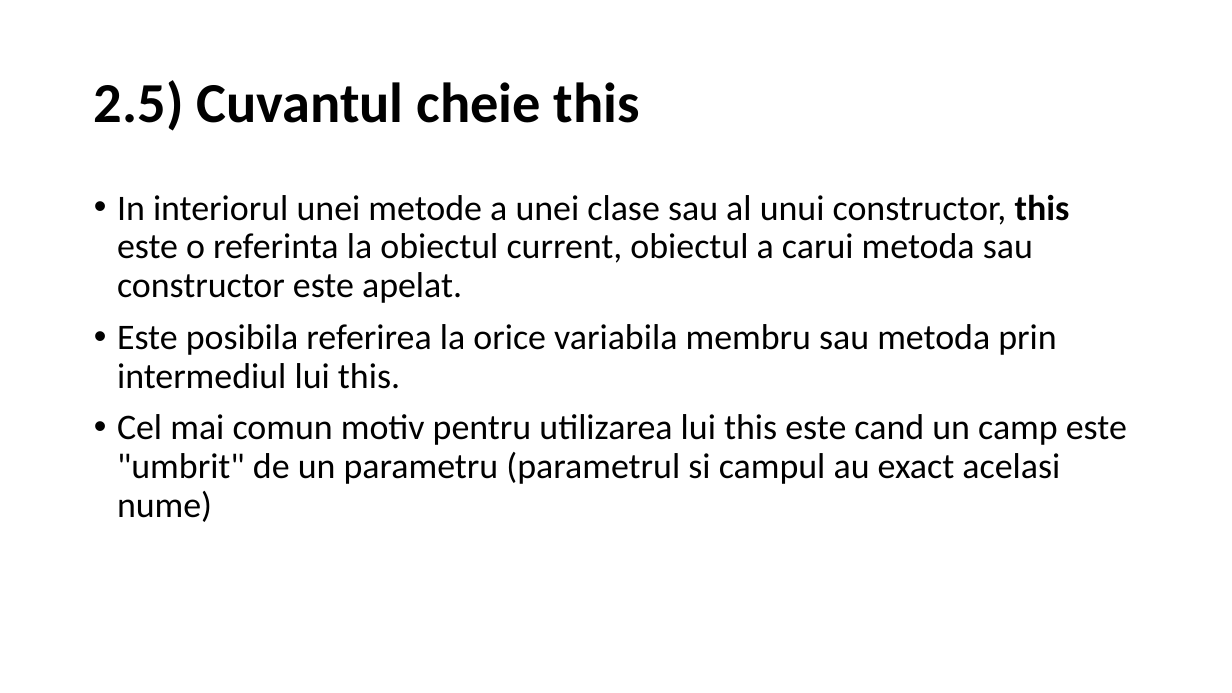
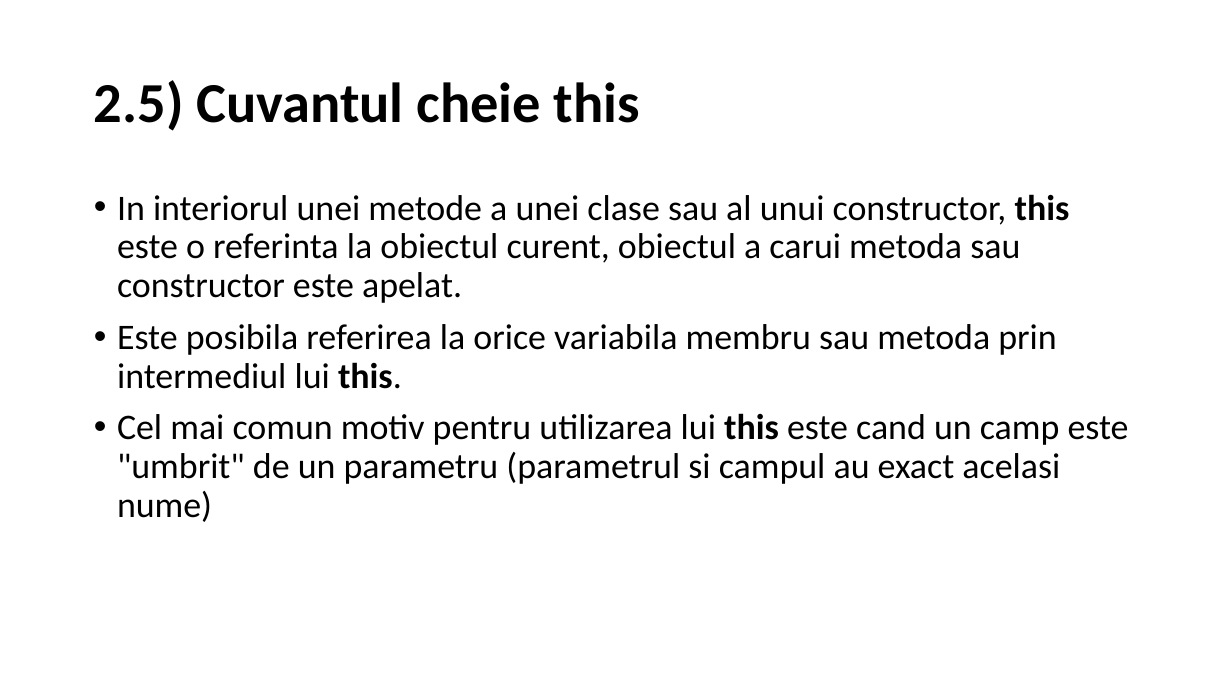
Before and after one commit to PatriciaPopa/javatraining-modulul-1, a slide deck: slide 15 of Curs4_Java_modul1.pptx (slide 14 before the commit). Drawn at 1232x693 pixels with LibreOffice and Linux fonts; fonts in the diff are those of the drawing. Boxes give left, top, right and bottom in pixels: in the first picture for what was removed or moved away, otherwise in the second. Text is boxed around its words. In the diff, an @@ line names an element or a change of style, - is before the commit and + after.

```diff
--- a/Curs4_Java_modul1.pptx
+++ b/Curs4_Java_modul1.pptx
@@ text at <box>117,194,1070,303</box>: text changed @@
-• In interiorul unei metode a unei clase sau al unui constructor, this este o referinta la obiectul current, obiectul a carui metoda sau constructor este apelat.
+• In interiorul unei metode a unei clase sau al unui constructor, this este o referinta la obiectul curent, obiectul a carui metoda sau constructor este apelat.
@@ text at <box>117,324,1129,522</box>: bold on in "this.", "this" @@
```
Also in this commit, not shown: 6 other slides changed, 1 slide added.
